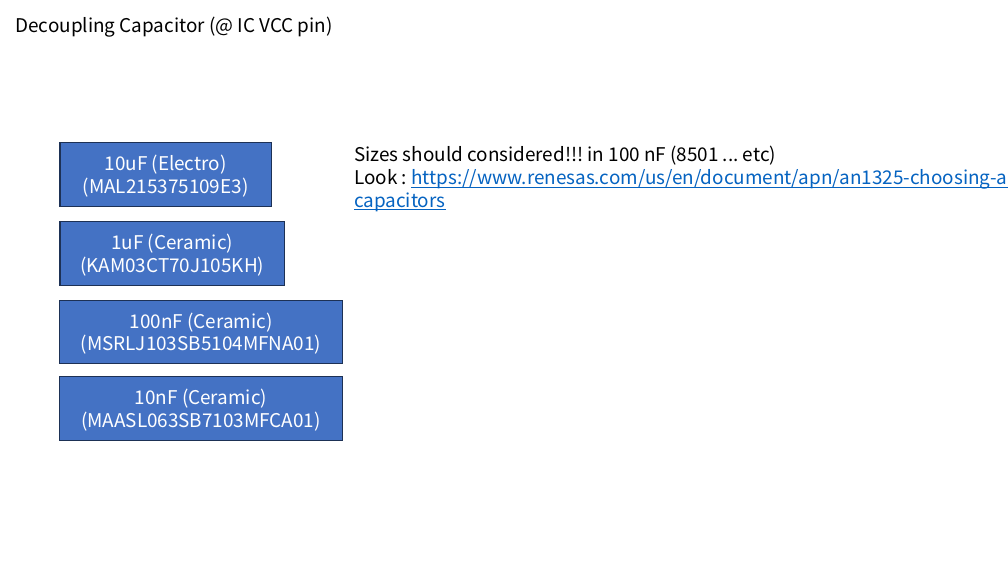
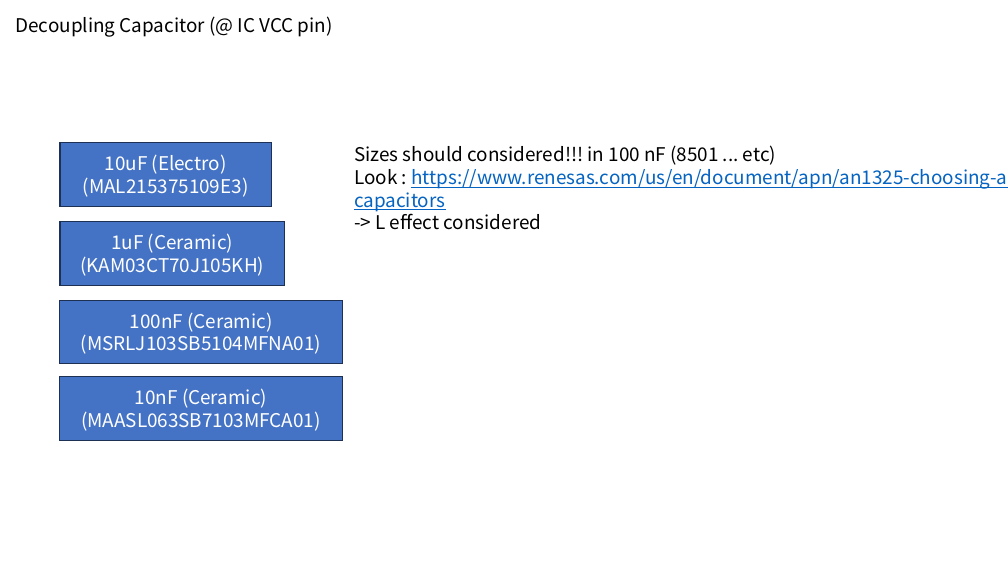
Before and after one commit to alexist2623/PMOD2BNC, a slide deck: slide 19 of Meeting/PMOD2BNC.pptx (slide 17 before the commit). Drawn at 1008x567 pixels with LibreOffice and Linux fonts; fonts in the diff are those of the drawing. Boxes give left, top, right and bottom in pixels: in the first picture for what was removed or moved away, otherwise in the second. Text is boxed around its words. In the diff, an @@ line names an element or a change of style, - is before the commit and + after.

```diff
--- a/Meeting/PMOD2BNC.pptx
+++ b/Meeting/PMOD2BNC.pptx
@@ text at bbox=[375, 210, 542, 230]: paragraph added @@
+-> L effect considered
```
Also in this commit, not shown: 2 other slides changed, 2 slides added, 5 other files.
